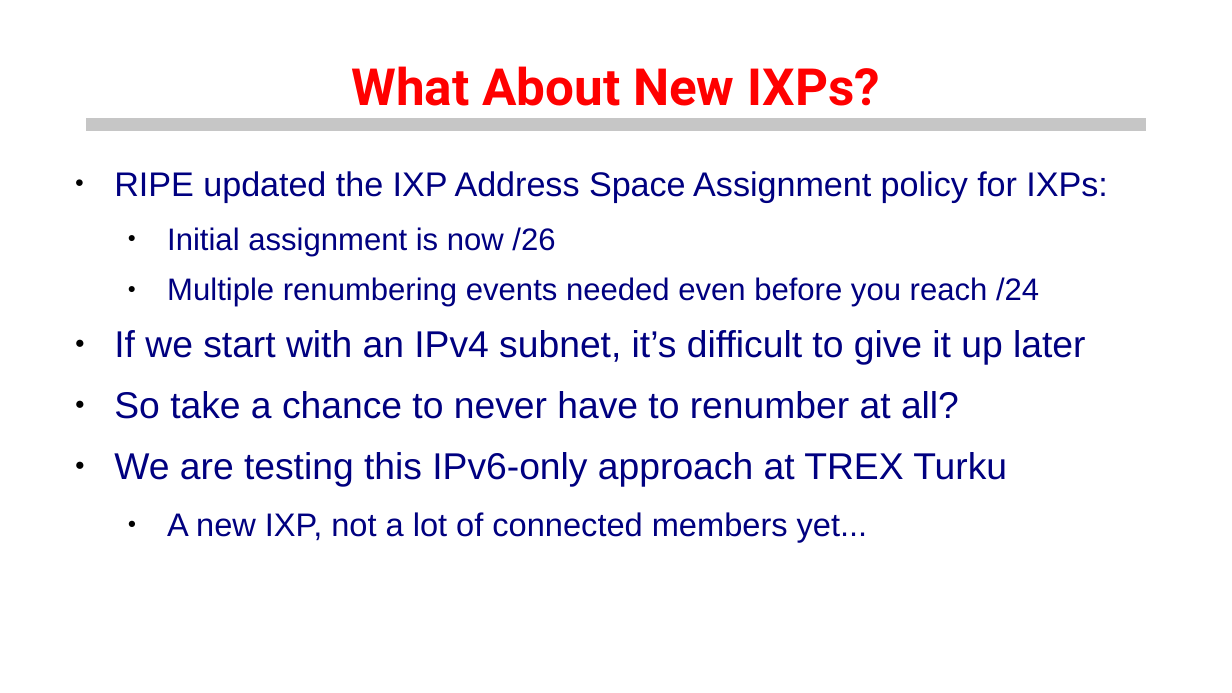
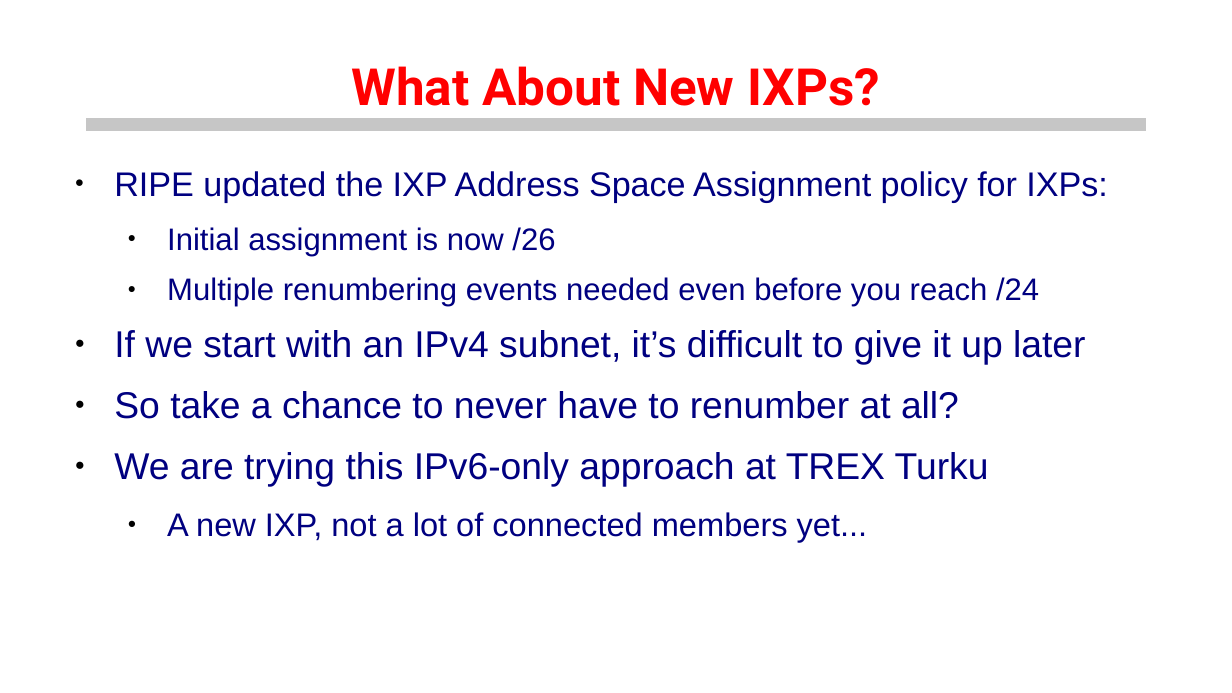
Before and after one commit to euro-ix/rfc8950-ixp, a slide deck: slide 9 of presentations/ipv6-only-ixps.odp. Drawn at 1232x693 pixels with LibreOffice and Linux fonts; fonts in the diff are those of the drawing; background and template pictures are left out. Boxes give left, top, right and bottom in pixels: in the first picture for what was removed or moved away, otherwise in the second. Text is boxed around its words. In the diff, an @@ line names an element or a change of style, - is before the commit and + after.

```diff
--- a/presentations/ipv6-only-ixps.odp
+++ b/presentations/ipv6-only-ixps.odp
@@ text at (x1=114, y1=452, x2=989, y2=487): text changed @@
-● We are testing this IPv6-only approach at TREX Turku
+● We are trying this IPv6-only approach at TREX Turku
```
Also in this commit, not shown: 2 other slides changed, 1 other file.
